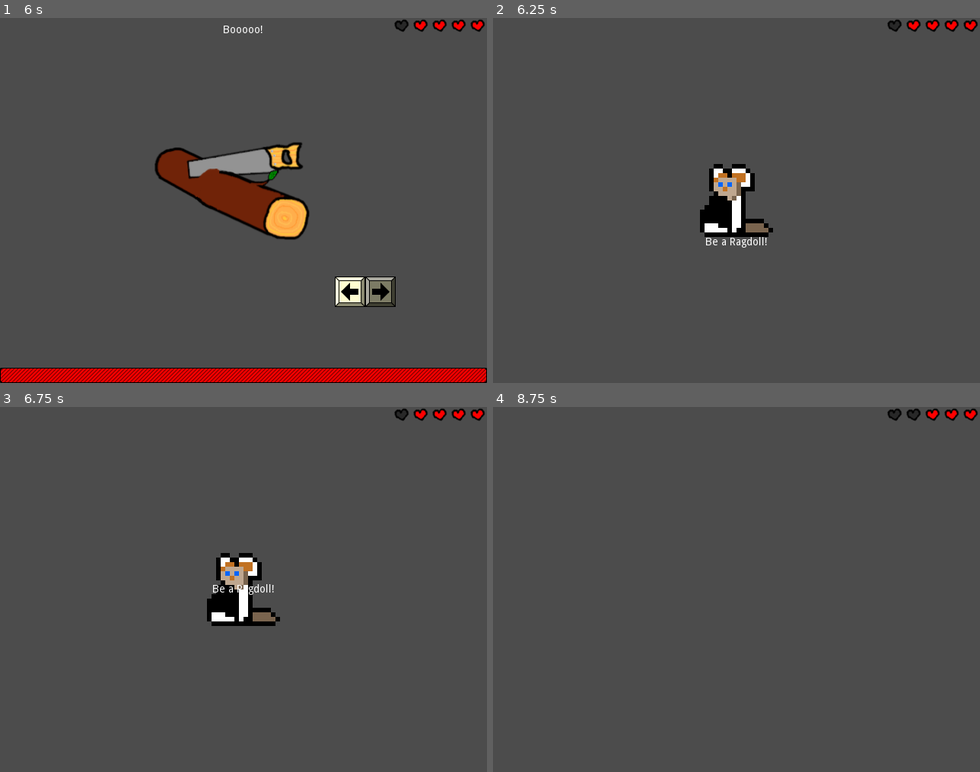
Above: before the commit, frames 1-4 (two rows, left to right).
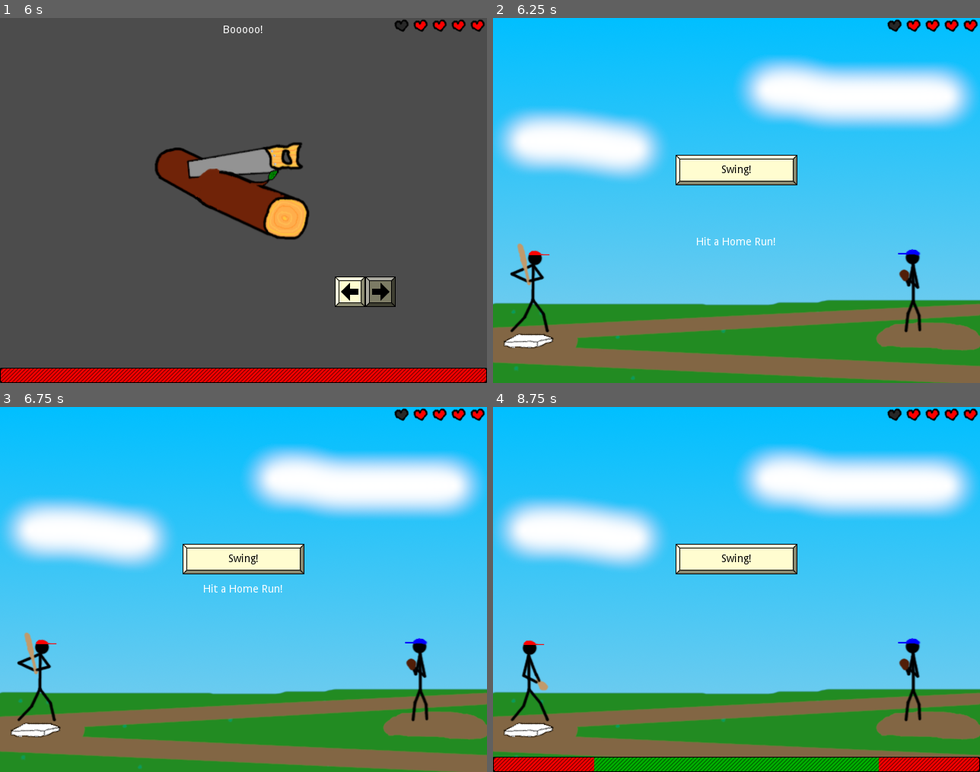
Above: after the commit, the same moments.

Repository: swashdev/minigame-madness
Game: Godot game, scene res://master/scenes/main.tscn
Two runs of this game, one before a commit and one after it. Both use one fixed random seed, a clock stepped at 60 frames per second and the inputs below.
Inputs:
- Up to frame 1 (6 s): hold Right (ui_right) 0.53-1.28 s; tap Space (ui_select) at 0.77, 1.52, 3.02, 3.77, 4.52 s; hold Down (ui_down) 1.28-2.03 s; hold Right (ui_right) 2.03-2.78 s; hold Up (ui_up) 2.78-3.53 s; hold Left (ui_left) 3.53-5.03 s; hold Down (ui_down) 5.03-5.78 s; tap Enter at 5.75 s; hold Right (ui_right) from 5.78 s (still down)
- Up to frame 2 (6.25 s): keep holding Right (ui_right); tap Space (ui_select) at 6.02 s
- Up to frame 3 (6.75 s): tap A at 6.5 s; release Right (ui_right) at 6.53 s; hold Up (ui_up) from 6.53 s (still down)
- Up to frame 4 (8.75 s): tap Space (ui_select) at 6.77, 7.52 s; release Up (ui_up) at 7.28 s; hold Right (ui_right) 7.28-8.03 s; hold Down (ui_down) from 8.03 s (still down)

Frame 1 is identical in both runs. In frame 2, 100% of the frame differs, in the area x 0-100%, y 0-100%; in frame 3, 100%; in frame 4, 100%.

Commit message:
add the baseball minigame to the queue.

Diff:
--- a/master/scenes/main.tscn
+++ b/master/scenes/main.tscn
@@ -1,13 +1,15 @@
-[gd_scene load_steps=4 format=2]
+[gd_scene load_steps=5 format=2]
 
 [ext_resource path="res://master/scenes/in-game_HUD.tscn" type="PackedScene" id=1]
 [ext_resource path="res://master/scripts/main.gd" type="Script" id=2]
 [ext_resource path="res://master/scenes/minigame_canvas.tscn" type="PackedScene" id=3]
+[ext_resource path="res://mini/baseball/scenes/baseball_minigame.tscn" type="PackedScene" id=4]
 
 [node name="Main" type="Node"]
 script = ExtResource( 2 )
 
 [node name="MinigameCanvas" parent="." instance=ExtResource( 3 )]
+Minigame3 = ExtResource( 4 )
 
 [node name="InGameHUD" parent="." instance=ExtResource( 1 )]
 
--- a/master/scripts/main.gd
+++ b/master/scripts/main.gd
@@ -63,6 +63,7 @@
 	list_minigames = [
 		$MinigameCanvas.RAGDOLL,
 		$MinigameCanvas.SAW,
+		$MinigameCanvas.BASEBALL,
 		# Leading comma on last element intentional for diff files
 		]
 
--- a/master/scripts/minigame_canvas.gd
+++ b/master/scripts/minigame_canvas.gd
@@ -14,12 +14,14 @@
 {
 	RAGDOLL, # ragdoll.tscn
 	SAW, # saw_minigame.tscn
+	BASEBALL, # baseball_minigame.tscn
 	# Leading comment on last element intentional for diff files.
 }
 
 # Packed scenes which indicate which minigames to instance.
 export (PackedScene) var Minigame1 # Ragdoll
 export (PackedScene) var Minigame2 # Saw
+export (PackedScene) var Minigame3 # Baseball
 
 # The minigame currently in progress.
 var _minigame: Minigame setget set_minigame
@@ -38,6 +40,8 @@
 			_minigame = Minigame1.instance()
 		SAW:
 			_minigame = Minigame2.instance()
+		BASEBALL:
+			_minigame = Minigame3.instance()
 
 	_minigame.connect( "won", self, "_on_Minigame_won" )
 	_minigame.connect( "lost", self, "_on_Minigame_lost" )
